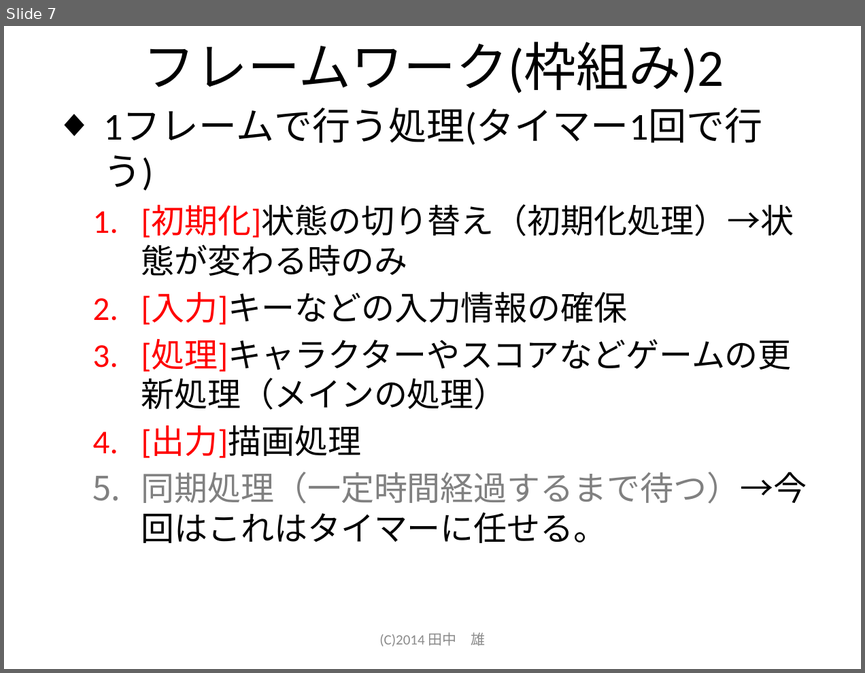
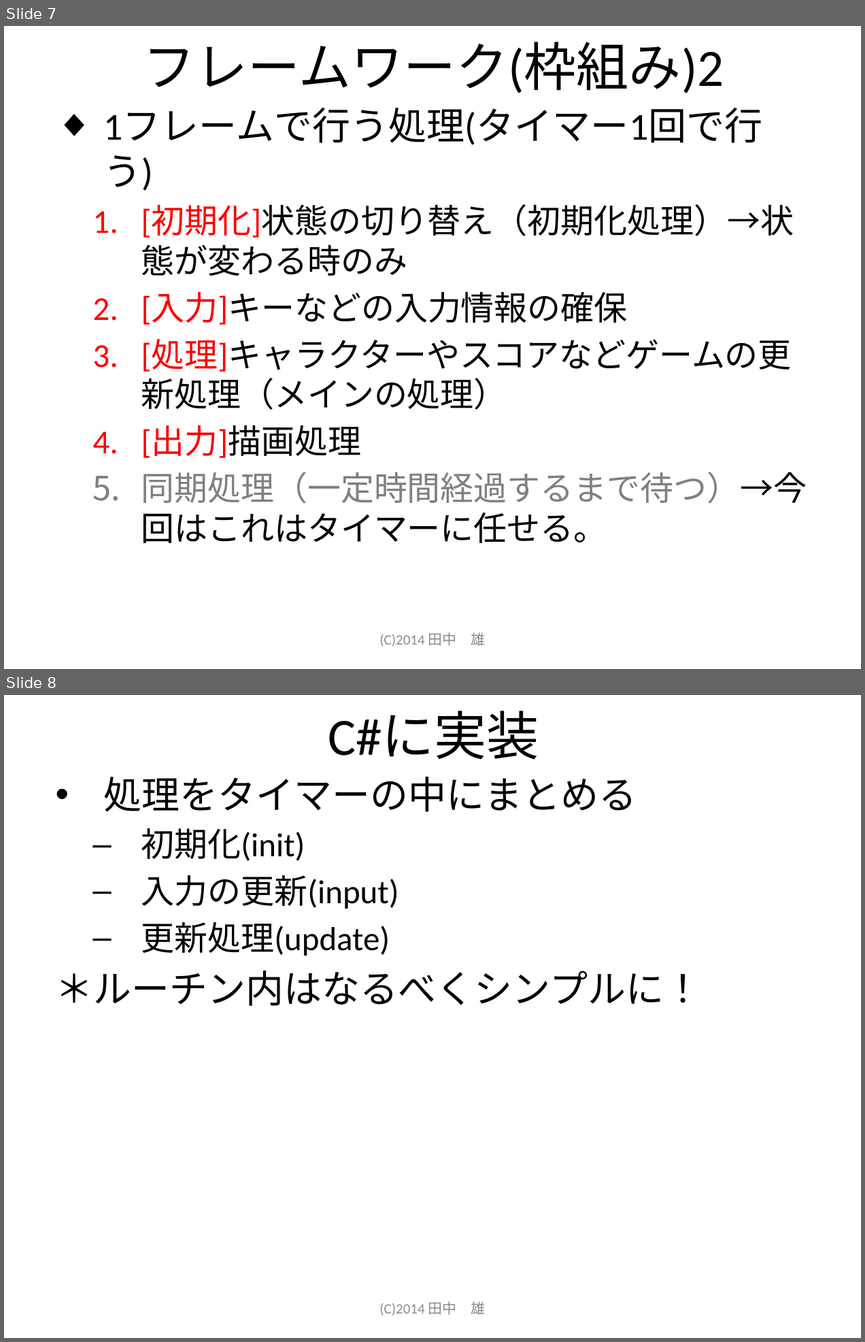
Before and after one commit to tanakaedu/dat1401_mouse, a slide deck: 140627_フレームワーク・状態遷移.pptx. Shown one above the other, each under a label of ours: slide 7 before the commit, slides 7 and 8 after it. The pictures are 865x673 and 865x1342 pixels, drawn with LibreOffice and Linux fonts; fonts in the diff are those of the drawing. Boxes give left, top, right and bottom in pixels: in the first picture for what was removed or moved away, otherwise in the second. Text is boxed around its words. In the diff, an @@ line names an element or a change of style, - is before the commit and + after.

Commit message:
シーンの実装開始。クリックしてスタートするところまで

```diff
--- a/140627_フレームワーク・状態遷移.pptx
+++ b/140627_フレームワーク・状態遷移.pptx
@@ slide 8 added at (4, 695, 861, 1338), background #FFFFFF @@
@@ title added at (328, 711, 538, 760), 44 pt, text #000000 @@
+C#に実装
@@ text added at (56, 777, 702, 1006), 28 pt, text #000000 @@
+• 処理をタイマーの中にまとめる
+  – 初期化(init)
+  – 入力の更新(input)
+  – 更新処理(update)
+＊ルーチン内はなるべくシンプルに！
@@ text added at (379, 1301, 485, 1315), 12 pt, text #8C8C8C @@
+(C)2014 田中 雄
```
Also in this commit, not shown: 2 other files.
